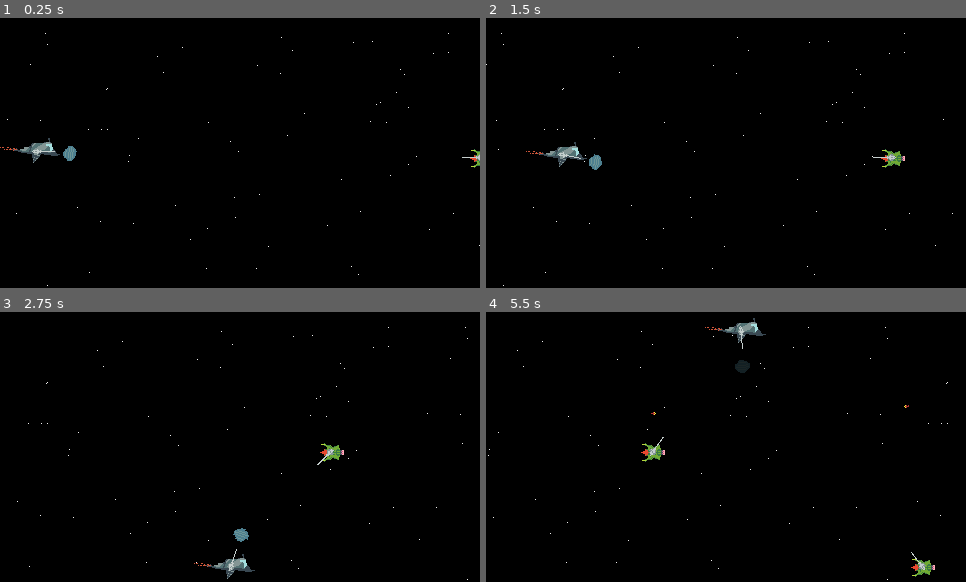
Above: before the commit, frames 1-4 (two rows, left to right).
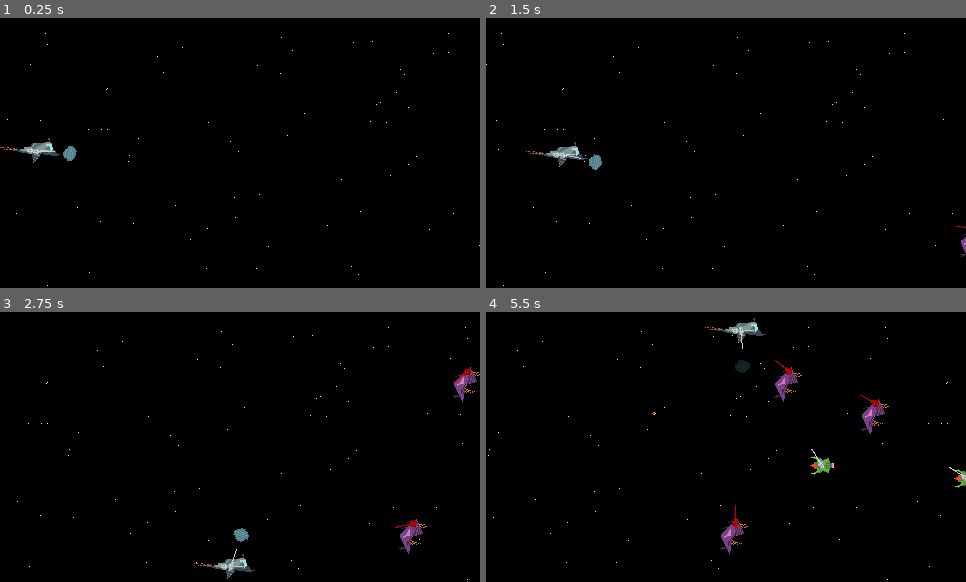
Above: after the commit, the same moments.

Repository: Wiolarz/Polyspear
Game: Godot game, scene res://Scenes/basic_map.tscn
The game is run twice, just before and just after one commit, with the same random seed, the same clock (stepped at 60 frames per second) and the same inputs.
Inputs (mouse positions are in pixels of both pictures, inside the frame that each line leads up to):
- Up to frame 1 (0.25 s): no input
- Up to frame 2 (1.5 s): move the mouse to (831, 139) at 0.52 s; hold Right 0.53-1.28 s; hold Ctrl (KEY_BREAKS) 0.53-1.28 s; move the mouse to (630, 166) at 1.27 s; hold Down from 1.28 s (still down); tap S (KEY_DOWN) at 1.35 s
- Up to frame 3 (2.75 s): move the mouse to (288, 387) at 2.02 s; release Down at 2.03 s; hold Right from 2.03 s (still down); tap A (KEY_LEFT) at 2.1 s
- Up to frame 4 (5.5 s): move the mouse to (702, 501) at 2.77 s; release Right at 2.78 s; hold Up 2.78-3.53 s; right-click (702, 501) at 2.85 s; move the mouse to (870, 487) at 3.52 s; hold Left 3.53-5.03 s; tap D (KEY_RIGHT) at 3.6 s; move the mouse to (582, 406) at 4.27 s; click (582, 406) at 4.35 s; move the mouse to (750, 447) at 5.02 s; hold Down from 5.03 s (still down); tap W (KEY_UP) at 5.1 s

The runs differ from the first frame. In frame 1, 0.1% of the frame differs, in the area x 5-100%, y 47-56%; in frame 2, 0.3%; in frame 3, 0.8%; in frame 4, 1.7%, in the area x 32-100%, y 5-99%.

Commit message:
different way to spawn enemies

Diff:
--- a/Scenes/Ship_Hulls/basic_player_hull.tscn
+++ b/Scenes/Ship_Hulls/basic_player_hull.tscn
@@ -1,7 +1,8 @@
-[gd_scene load_steps=4 format=3 uid="uid://dkncu3umpsx02"]
+[gd_scene load_steps=5 format=3 uid="uid://dkncu3umpsx02"]
 
 [ext_resource type="Script" path="res://Scripts/Gameplay/Hitbox_Scripts/HullHitbox.gd" id="1_pyysv"]
 [ext_resource type="Texture2D" uid="uid://m447rugnefxf" path="res://Art/Ship_hulls/player_basic_ship.png" id="2_dr1b1"]
+[ext_resource type="Texture2D" uid="uid://oh2gmywg8ffg" path="res://Art/Gun_Turrets/basic_turret.png" id="2_r2pi5"]
 
 [sub_resource type="RectangleShape2D" id="RectangleShape2D_rwtce"]
 size = Vector2(34, 13)
@@ -21,3 +22,6 @@
 
 [node name="Marker2D" type="Marker2D" parent="GunTurrets"]
 position = Vector2(6, 0)
+
+[node name="Sprite2D" type="Sprite2D" parent="GunTurrets/Marker2D"]
+texture = ExtResource("2_r2pi5")
--- a/Scenes/basic_map.tscn
+++ b/Scenes/basic_map.tscn
@@ -14,8 +14,6 @@
 [node name="basic_map" type="Node"]
 
 [node name="Background" parent="." instance=ExtResource("1_t3532")]
-
-[node name="BulletManager" parent="." instance=ExtResource("2_b65p3")]
 
 [node name="Camera2D" parent="." instance=ExtResource("3_6wt65")]
 
@@ -35,4 +33,6 @@
 [node name="Bullet" parent="." instance=ExtResource("10_bjhf0")]
 position = Vector2(-103, 24)
 
+[node name="BulletManager" parent="." instance=ExtResource("2_b65p3")]
+
 [connection signal="bullet" from="Player" to="BulletManager" method="_on_player_bullet"]
--- /dev/null
+++ b/Scenes/boss_fight.tscn
@@ -0,0 +1,44 @@
+[gd_scene load_steps=3 format=3 uid="uid://c8mlw4sek8cm8"]
+
+[ext_resource type="PackedScene" uid="uid://de5tmo1eipiqg" path="res://Scenes/super_enemy.tscn" id="1_j7pnj"]
+[ext_resource type="PackedScene" uid="uid://djtg40e6xaol3" path="res://Scenes/enemy.tscn" id="2_538gu"]
+
+[node name="boss_fight" type="Node2D"]
+
+[node name="enemy" parent="." instance=ExtResource("1_j7pnj")]
+position = Vector2(189, 105)
+scale = Vector2(1, 1)
+
+[node name="enemy2" parent="." instance=ExtResource("2_538gu")]
+position = Vector2(136, 155)
+
+[node name="enemy3" parent="." instance=ExtResource("2_538gu")]
+position = Vector2(280, 168)
+
+[node name="enemy4" parent="." instance=ExtResource("1_j7pnj")]
+position = Vector2(308, 42)
+
+[node name="enemy5" parent="." instance=ExtResource("1_j7pnj")]
+position = Vector2(102, 73)
+
+[node name="enemy6" parent="." instance=ExtResource("1_j7pnj")]
+position = Vector2(48, 225)
+
+[node name="enemy7" parent="." instance=ExtResource("1_j7pnj")]
+position = Vector2(581, 92)
+scale = Vector2(1, 1)
+
+[node name="enemy8" parent="." instance=ExtResource("2_538gu")]
+position = Vector2(528, 142)
+
+[node name="enemy9" parent="." instance=ExtResource("2_538gu")]
+position = Vector2(672, 155)
+
+[node name="enemy10" parent="." instance=ExtResource("1_j7pnj")]
+position = Vector2(700, 29)
+
+[node name="enemy11" parent="." instance=ExtResource("1_j7pnj")]
+position = Vector2(494, 60)
+
+[node name="enemy12" parent="." instance=ExtResource("1_j7pnj")]
+position = Vector2(440, 212)
--- a/Scripts/Gameplay/Enemy_Scripts/Enemy.gd
+++ b/Scripts/Gameplay/Enemy_Scripts/Enemy.gd
@@ -6,9 +6,14 @@
 @export var hull : Resource
 @export var turret : Resource
 @export var guns : Resource
+var bullet_manager
+
+func _ready():
+	#print(get_node("/root").get_children())
+	bullet_manager = get_node("/root/basic_map/BulletManager")
 
 
-@onready var bullet_manager = $"../../BulletManager"
+#"../../BulletManager"
 
 func _init(spd : int = 1):
 	speed = spd
--- a/Scripts/Gameplay/Enemy_Scripts/EnemyTurret.gd
+++ b/Scripts/Gameplay/Enemy_Scripts/EnemyTurret.gd
@@ -5,6 +5,7 @@
 
 
 func _physics_process(_delta):
+	target = Bus.player_reference
 	if target == null:
 		return
 	look_at(target.global_position)
--- a/Scripts/Gameplay/Enemy_Scripts/EnemyWaves.gd
+++ b/Scripts/Gameplay/Enemy_Scripts/EnemyWaves.gd
@@ -14,13 +14,58 @@
 
 var timer = enemy_spawn_rate - 1
 
+@export var bossfight : PackedScene = preload("res://Scenes/boss_fight.tscn")
+
+var enemies_to_be_spawned
+
+func _ready():
+	timer += 200
+	#spawn boss fight
+	enemies_to_be_spawned = bossfight.instantiate()
+	add_child(enemies_to_be_spawned)
+
+	for enemy in enemies_to_be_spawned.get_children():
+		enemy.global_position.x += 480
+		enemy.process_mode = 4
+		enemy.hide()
+		#enemy.set_process(false)
+
+
+	#enemies_to_be_spawned = bossfight.get_children()
+
+var a = 10
+var b = 10
+
+func _process(delta):
+	if a > 0:
+		a -= 1
+		print("a")
+
+
 func _physics_process(_delta):
+	if b > 0:
+		b -= 1
+		print("b")
 	if enemy_scene == null:
 		print("null enemy")
 		return
 
 
 	timer += 1
+
+	for enemy in enemies_to_be_spawned.get_children():
+		#print(enemy.global_position.x)
+		#print("======")
+		if enemy.global_position.x == timer:
+
+			enemy.global_position.x = position.x + 520
+			#print(enemy.global_position.x)
+			enemy.process_mode = 0
+			enemy.show()
+			#enemy.set_process(true)
+
+
+	return
 	if timer == enemy_spawn_rate:
 		timer = 0
 		# print("spawn enemy")
